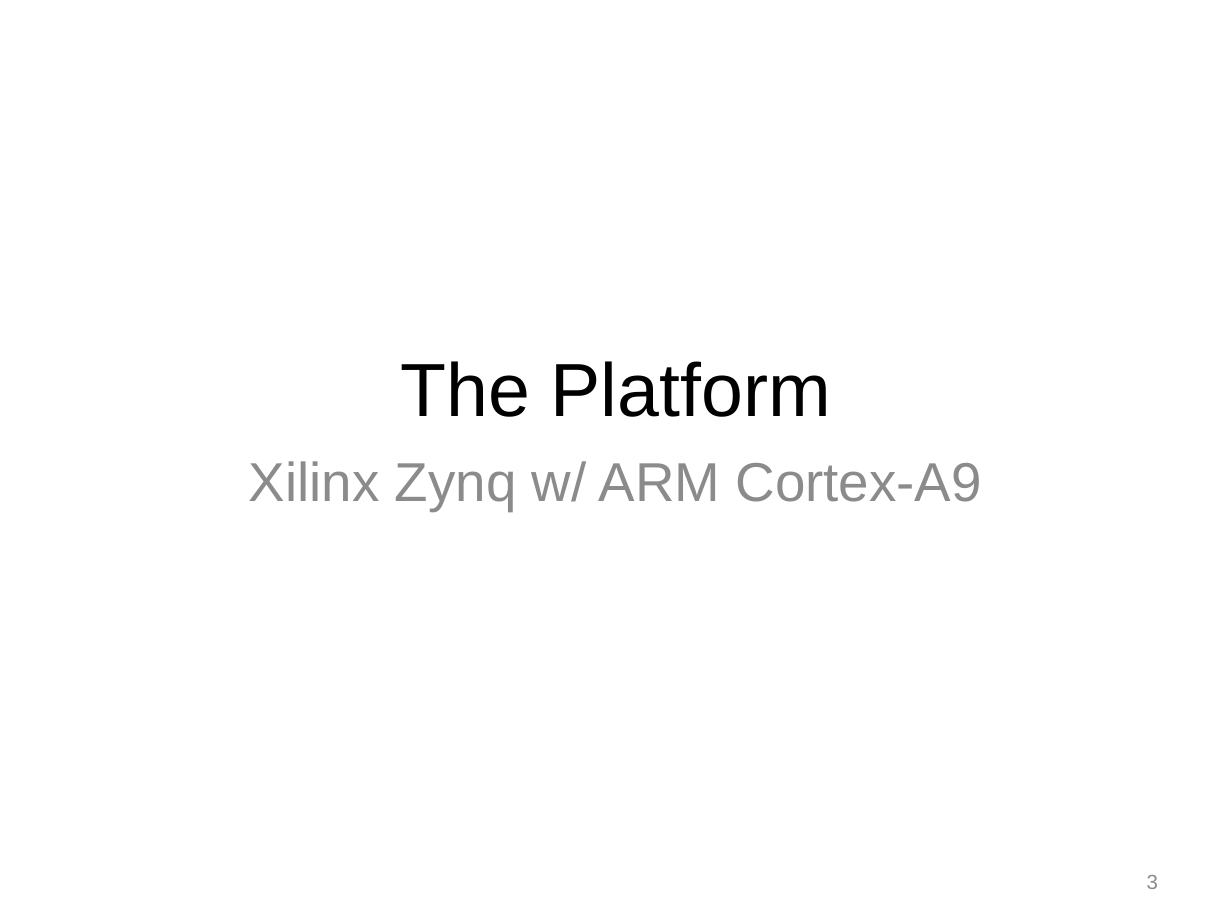
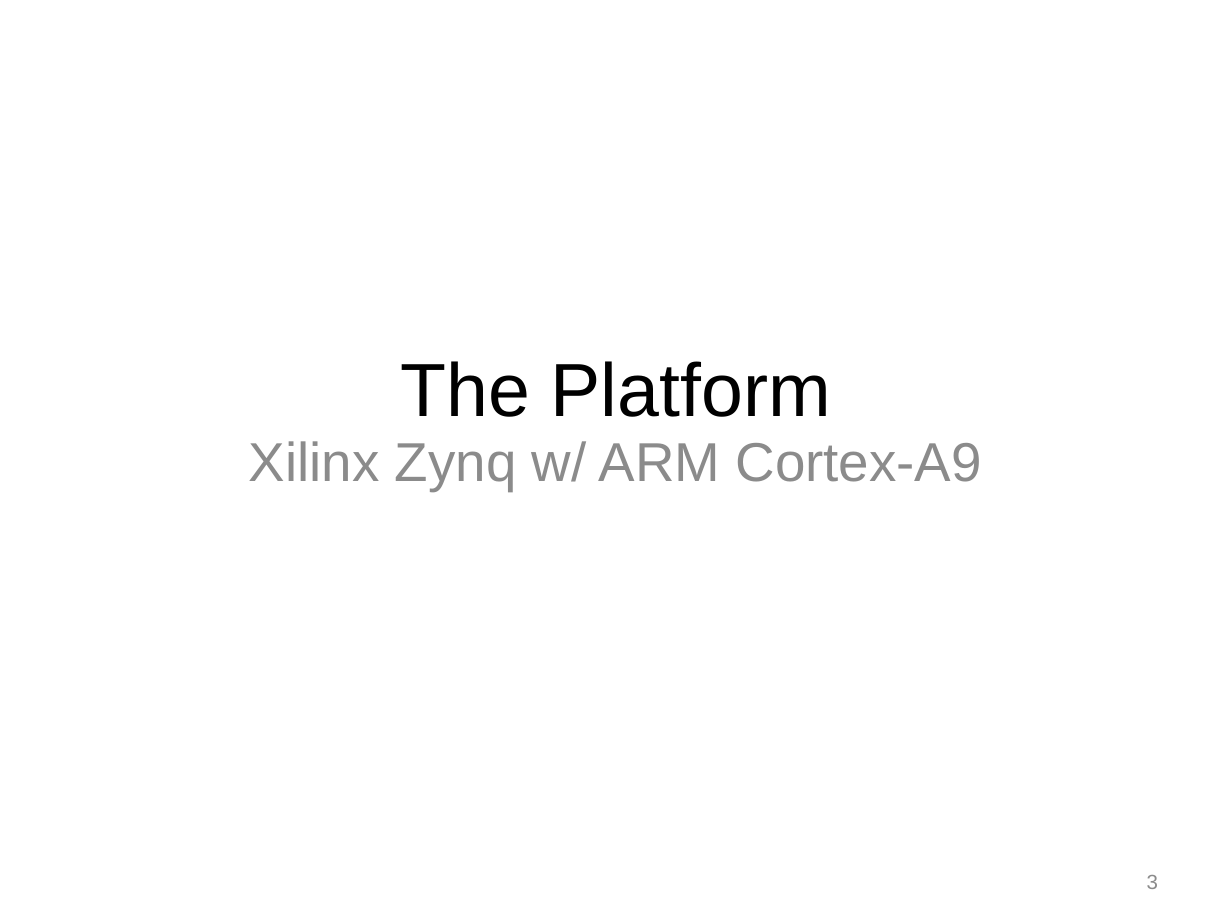
Before and after one commit to Jule/aw1, a slide deck: slide 3 of Praese/Presentation1.pptx. Drawn at 1232x924 pixels with LibreOffice and Linux fonts; fonts in the diff are those of the drawing; background and template pictures are left out. Boxes give left, top, right and bottom in pixels: in the first picture for what was removed or moved away, otherwise in the second. Text is boxed around its words. In the diff, an @@ line names an element or a change of style, - is before the commit and + after.

```diff
--- a/Praese/Presentation1.pptx
+++ b/Praese/Presentation1.pptx
@@ subtitle "Xilinx Zynq w/ ARM Cortex-A9": place and size @@
-subtitle "Xilinx Zynq w/ ARM Cortex-A9" at [249,461,981,511]
+subtitle "Xilinx Zynq w/ ARM Cortex-A9" at [249,441,981,491]
```
Also in this commit, not shown: 1 slide added, 1 slide removed, 7 other files.
